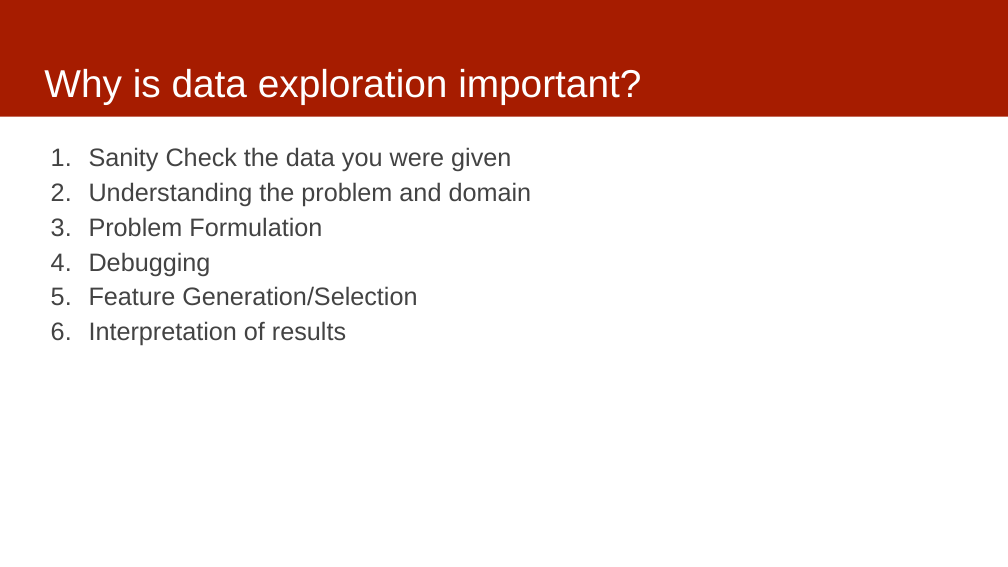
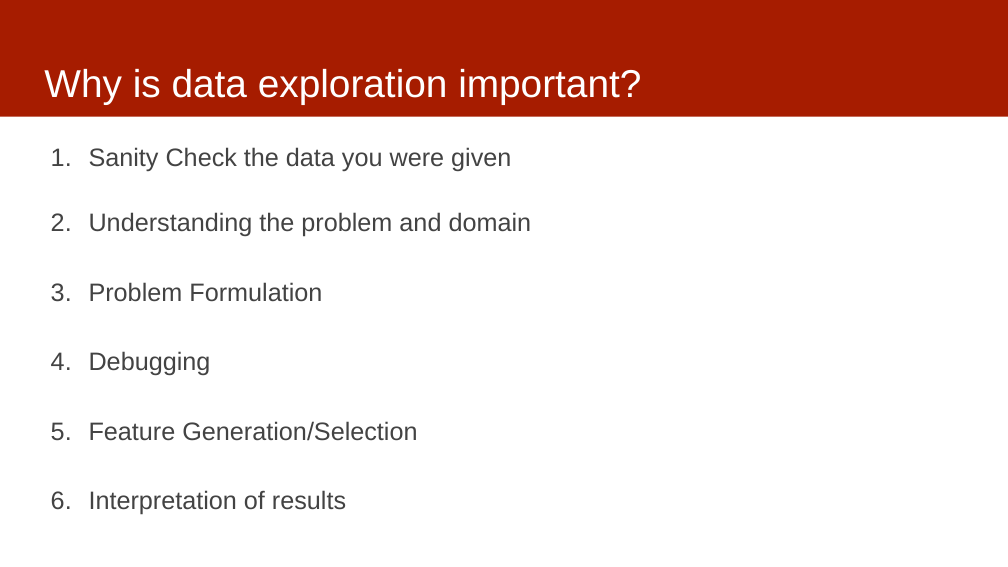
Before and after one commit to dssg/mlforpublicpolicylab, a slide deck: slide 16 of Lectures/06-data-exploration.pptx (slide 14 before the commit). Drawn at 1008x567 pixels with LibreOffice and Linux fonts; fonts in the diff are those of the drawing. Boxes give left, top, right and bottom in pixels: in the first picture for what was removed or moved away, otherwise in the second. Text is boxed around its words. In the diff, an @@ line names an element or a change of style, - is before the commit and + after.

Commit message:
data exploration slides

```diff
--- a/Lectures/06-data-exploration.pptx
+++ b/Lectures/06-data-exploration.pptx
@@ text "Sanity Check the data you ..." rewrapped from [89,147,532,346] to [89,147,532,515] @@
```
Also in this commit, not shown: 13 other slides changed, 4 slides added, 1 slide removed.
